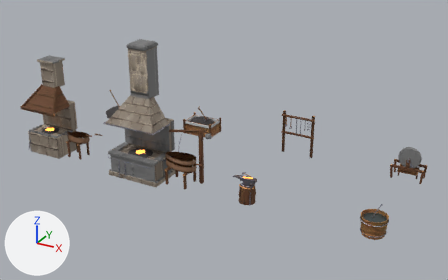
An edit to the Blender file 3D/props/smithy/source/smithy.blend, drawn before and after from the same camera.
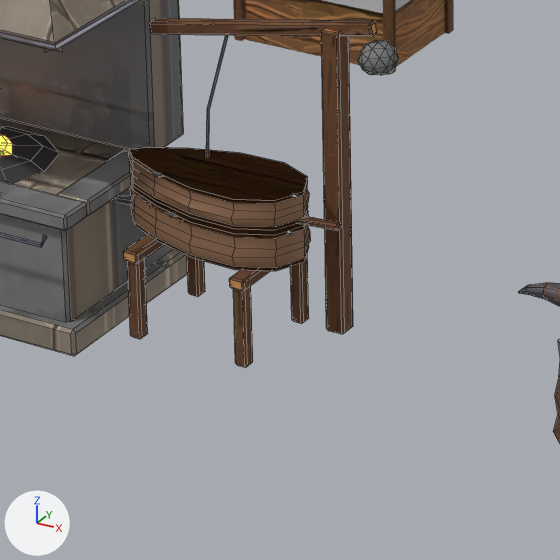
The first picture shows the older version from a 50 mm lens placed at (15.59, -15.31, 9.54), pointed at (6.31, 1.57, 1.1). The close-ups show the older and then the newer version on the part from 32% to 53% of the width and 45% to 79% of the height of that picture. Only the edits that show in the close-ups are written down. Arrows for +X, +Y and +Z are at lower left; the lights stay in place. The close-ups show mesh edges as thin lines.

In view in the first close-up: 'SE_Anvil', 'SE_CoalBin', 'SE_Forge_Town'.
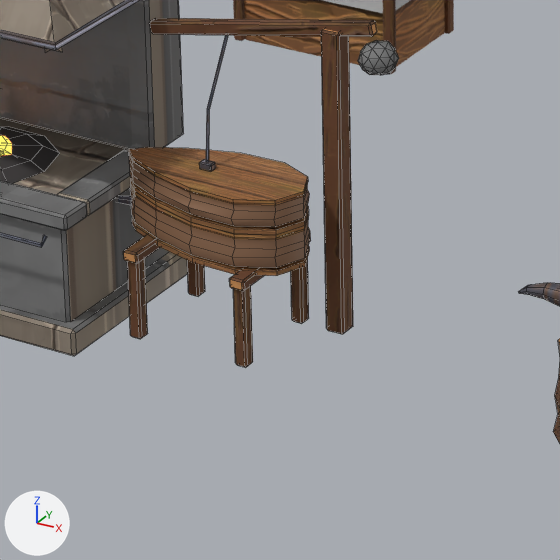
Patch to the scene script:
```diff
--- a/3D/props/smithy/source/smithy.blend.py
+++ b/3D/props/smithy/source/smithy.blend.py
@@ me_se_forge_town @@
 me_se_forge_town.from_pydata(...)  # 885 vertices, 891 faces; spans x -0.99..2.53, y -0.77..0.72, z -0.05..4.46
 # used by ob_se_forge_town; location = (4.0, 0.0, 0.0)
+# me_se_forge_town part 1: the loose piece of 24 vertices spanning x 0.73..0.95, y -0.38..0.3, z 0.72..0.82 is copied, and the copy is scaled about its middle by (0.36, 0.0638, 0.461), then moved by (0.66, 0.04, 0.24), in mat_mi_metalornaments (picture img_t_metalornaments_basecolor_png); it spans x 1.46..1.54, y -0.03..0.03, z 0.99..1.03
+# me_se_forge_town part 2: the loose piece of 24 vertices spanning x 2.03..2.36, y -0.03..0.03, z 0.79..0.85 is deleted
+# me_se_forge_town part 3: 28 vertices moved from x 0.97..2.12, y -0.27..0.27, z 0.56..1.06 to x 0.97..2.12, y -0.27..0.27, z 0.53..1.03; 12 vertices removed from x 0.97..2.12, y -0.27..0.27, z 0.81; 12 vertices added at x 0.97..2.12, y -0.27..0.27, z 0.75
 me_se_forge_town.materials.append(mat_mi_rocktrim)
```

Boxes (x1, y1, x2, y2) around the edits, measured in the close-ups (560 x 560 px; the box of a moved part takes in the faces that stretch with it):
part 1 of me_se_forge_town, added
    after: (199, 159, 215, 171)
part 2 of me_se_forge_town, deleted
    before: (296, 216, 341, 230)
part 3 of me_se_forge_town, moved or reshaped
    before: (129, 109, 309, 271)
    after: (129, 109, 309, 276)
